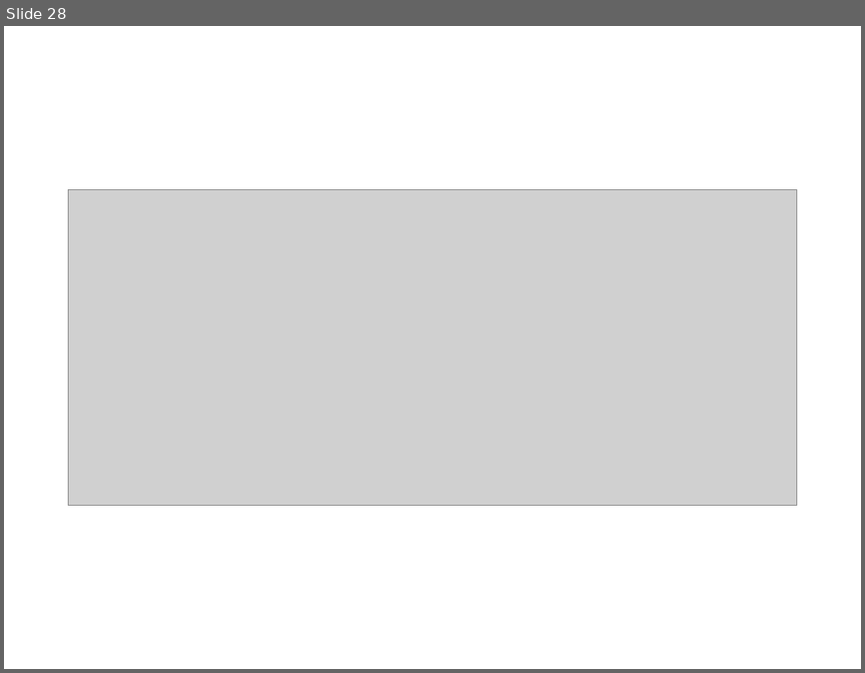
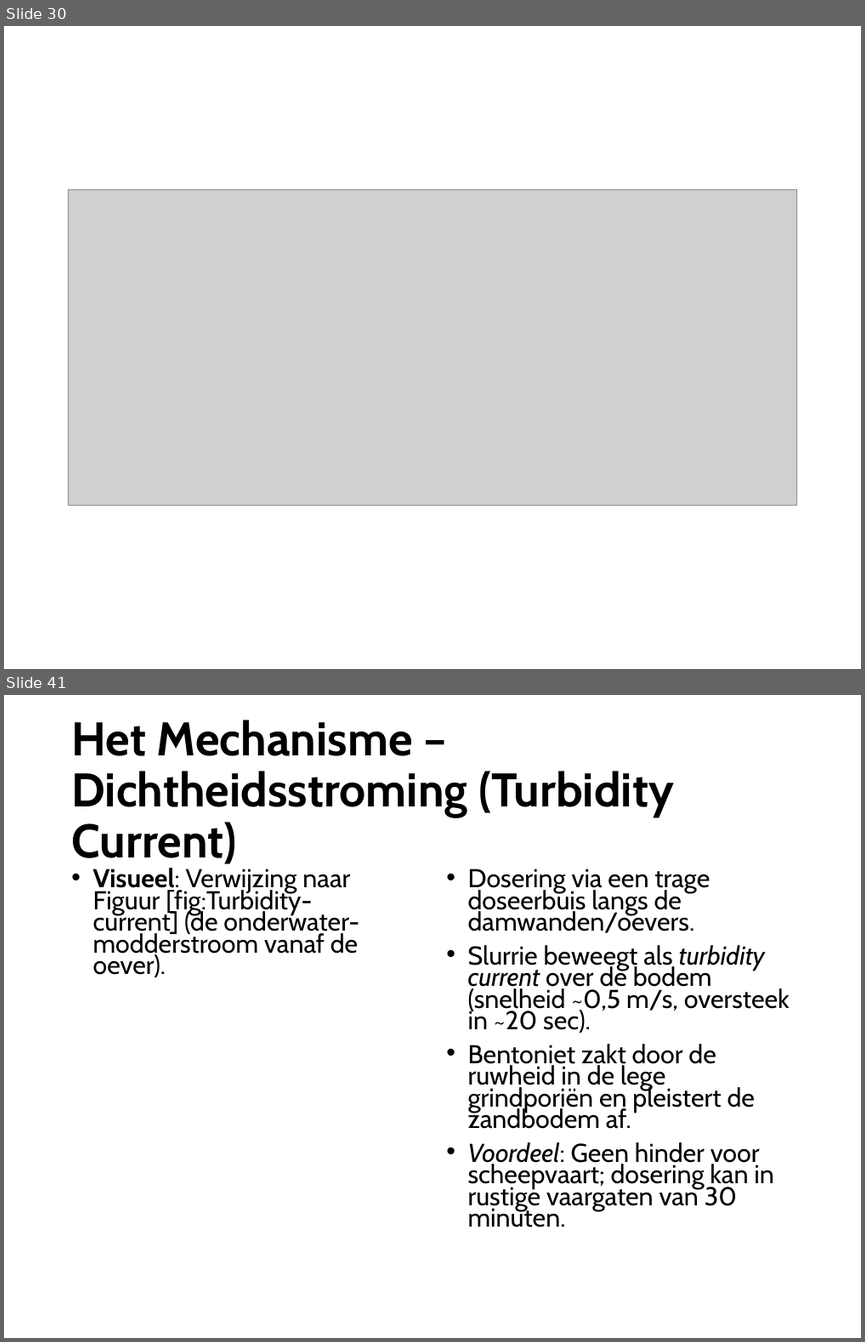
Before and after one commit to Olsthoorn/mf6lab, a slide deck: Projects/ARK_RWS/images/Plaatjes_RWS_ARK.pptx. Shown one above the other, each under a label of ours: slide 28 before the commit, slides 30 and 41 after it; the slides between them are not shown. The pictures are 865x673 and 865x1342 pixels, drawn with LibreOffice and Linux fonts; fonts in the diff are those of the drawing; grey boxes stand for pictures. Boxes give left, top, right and bottom in pixels: in the first picture for what was removed or moved away, otherwise in the second. Text is boxed around its words. In the diff, an @@ line names an element or a change of style, - is before the commit and + after.

Commit message:
Added report on the mechanism of the resistance build-up by bentonite or fine particles.

```diff
--- a/Projects/ARK_RWS/images/Plaatjes_RWS_ARK.pptx
+++ b/Projects/ARK_RWS/images/Plaatjes_RWS_ARK.pptx
@@ slide 41 added at (4, 695, 861, 1338), background #FFFFFF @@
@@ title added at (71, 720, 674, 864), 39.6 pt, text #000000, bold @@
+Het Mechanisme – Dichtheidsstroming (Turbidity Current)
@@ text added at (93, 868, 359, 977), 21.7 pt, text #000000 @@
+• Visueel: Verwijzing naar Figuur [fig:Turbidity-current] (de onderwater-modderstroom vanaf de oever).
@@ text added at (468, 868, 789, 1227), 21.7 pt, text #000000 @@
+• Dosering via een trage doseerbuis langs de damwanden/oevers.
+• Slurrie beweegt als turbidity current over de bodem (snelheid ~0,5 m/s, oversteek in ~20 sec).
+• Bentoniet zakt door de ruwheid in de lege grindporiën en pleistert de zandbodem af.
+• Voordeel: Geen hinder voor scheepvaart; dosering kan in rustige vaargaten van 30 minuten.
@@ what was slide 28 is now slide 30 @@
```
Also in this commit, not shown: 16 other slides added, 28 other files.
